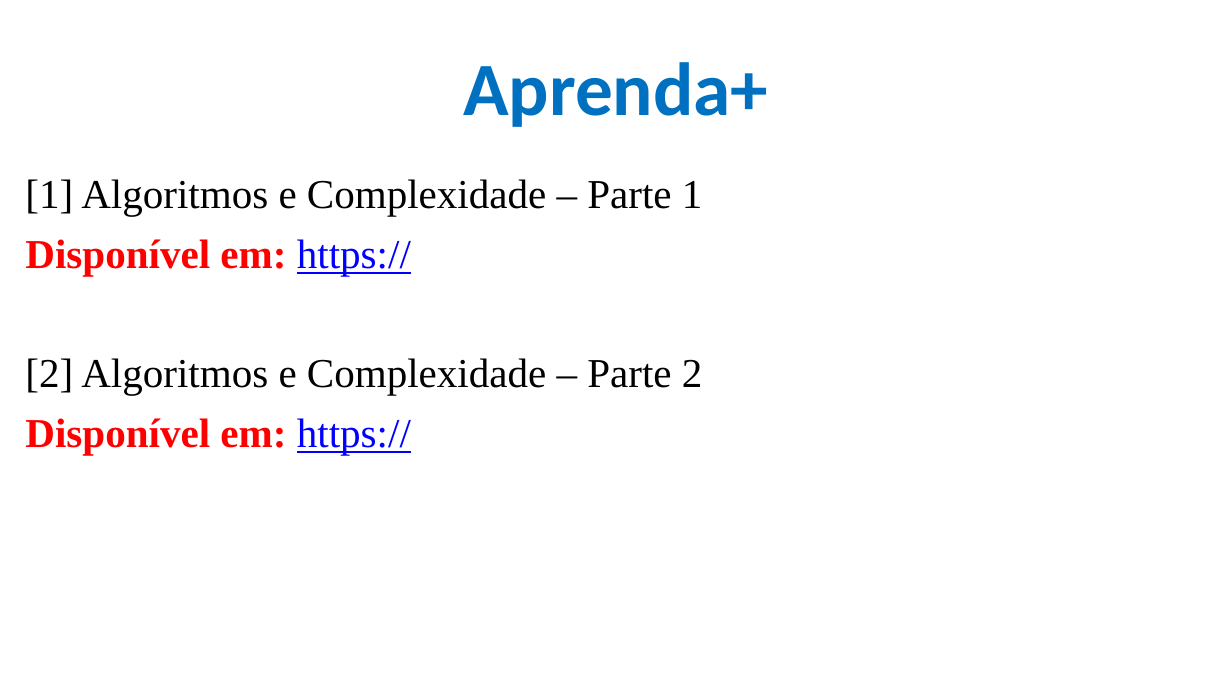
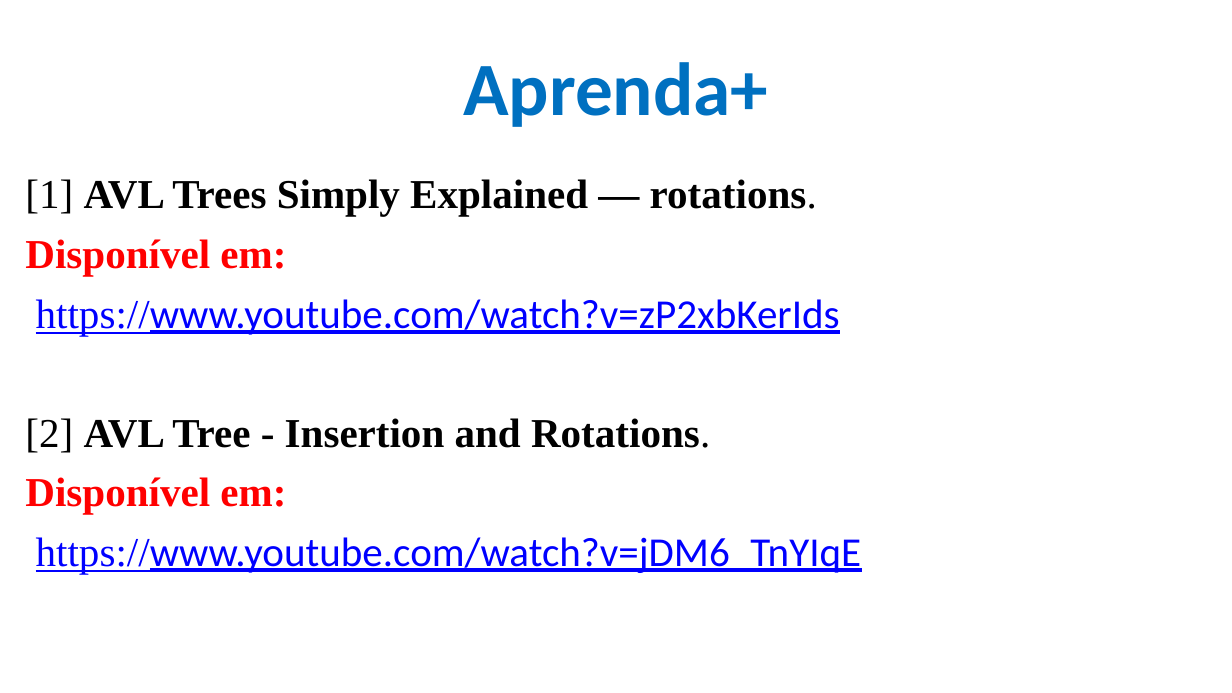
Before and after one commit to CloudEducationBrazil/WydenAlgoritmosEComplexidade, a slide deck: slide 17 of 01 Classes/Aula 06 - Algoritmos e Complexidade - Árvore Binária e AVL.pptx (slide 5 before the commit). Drawn at 1232x693 pixels with LibreOffice and Linux fonts; fonts in the diff are those of the drawing; background and template pictures are left out. Boxes give left, top, right and bottom in pixels: in the first picture for what was removed or moved away, otherwise in the second. Text is boxed around its words. In the diff, an @@ line names an element or a change of style, - is before the commit and + after.

```diff
--- a/01 Classes/Aula 06 - Algoritmos e Complexidade - Árvore Binária e AVL.pptx
+++ b/01 Classes/Aula 06 - Algoritmos e Complexidade - Árvore Binária e AVL.pptx
@@ text at (25, 179, 862, 574): text changed; text colour #000000 to #0000FF @@
-[1] Algoritmos e Complexidade – Parte 1
-Disponível em: https://
-[2] Algoritmos e Complexidade – Parte 2
-Disponível em: https://
+[1] AVL Trees Simply Explained — rotations.
+Disponível em:
+https://www.youtube.com/watch?v=zP2xbKerIds
+[2] AVL Tree - Insertion and Rotations.
+Disponível em:
+https://www.youtube.com/watch?v=jDM6_TnYIqE
```
Also in this commit, not shown: 5 other slides changed, 12 slides added, 5 other files.
